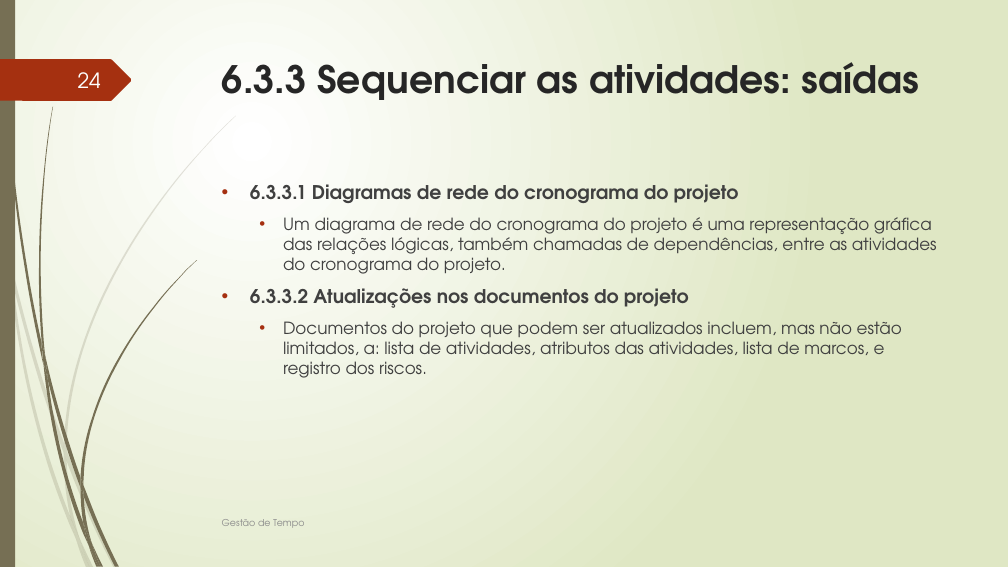
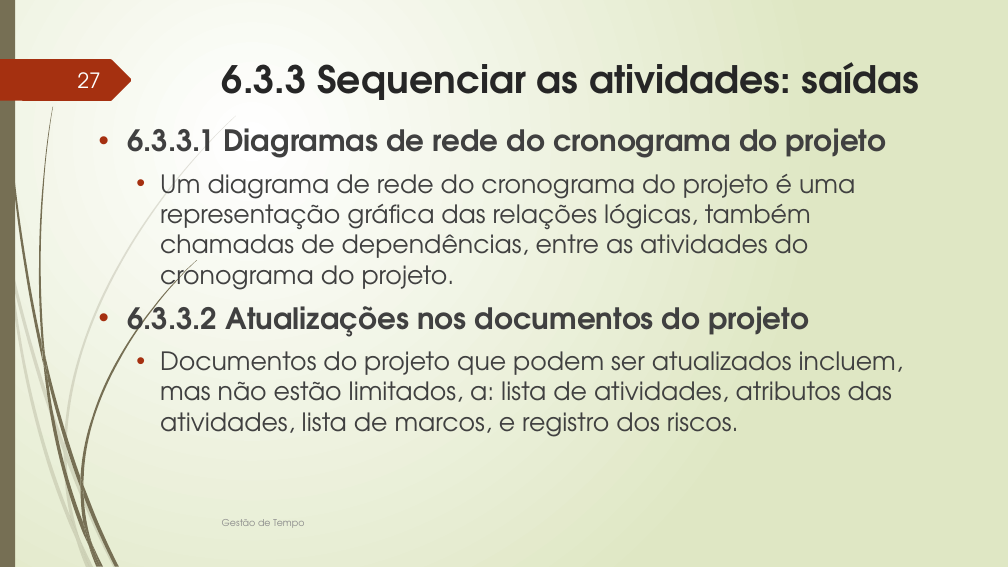
Before and after one commit to FabioMassaretto/GerenciamentoTempoProjeto, a slide deck: slide 27 of GERENCIAMENTO DO TEMPO DO PROJETO.pptx (slide 24 before the commit). Drawn at 1008x567 pixels with LibreOffice and Linux fonts; fonts in the diff are those of the drawing. Boxes give left, top, right and bottom in pixels: in the first picture for what was removed or moved away, otherwise in the second. Text is boxed around its words. In the diff, an @@ line names an element or a change of style, - is before the commit and + after.

```diff
--- a/GERENCIAMENTO DO TEMPO DO PROJETO.pptx
+++ b/GERENCIAMENTO DO TEMPO DO PROJETO.pptx
@@ page number at [78,72,101,88]: text changed @@
-24
+27
@@ text "6.3.3.1 Diagramas de rede do ...": place and size @@
-text "6.3.3.1 Diagramas de rede do ..." at [250,184,937,378]
+text "6.3.3.1 Diagramas de rede do ..." at [127,128,903,437]
@@ text "6.3.3.1 Diagramas de rede do ..." at [127,128,903,437]: size 18 to 28 pt in "6.3.3.1 Diagramas de rede do cronograma do ...", "6.3.3.2 Atualizações nos documentos do projeto"; size 16 to 24 pt in "Um diagrama de rede do cronograma do ...", "Documentos do projeto que podem ser atualizados ..." @@
```
Also in this commit, not shown: 23 other slides changed, 64 slides added.
